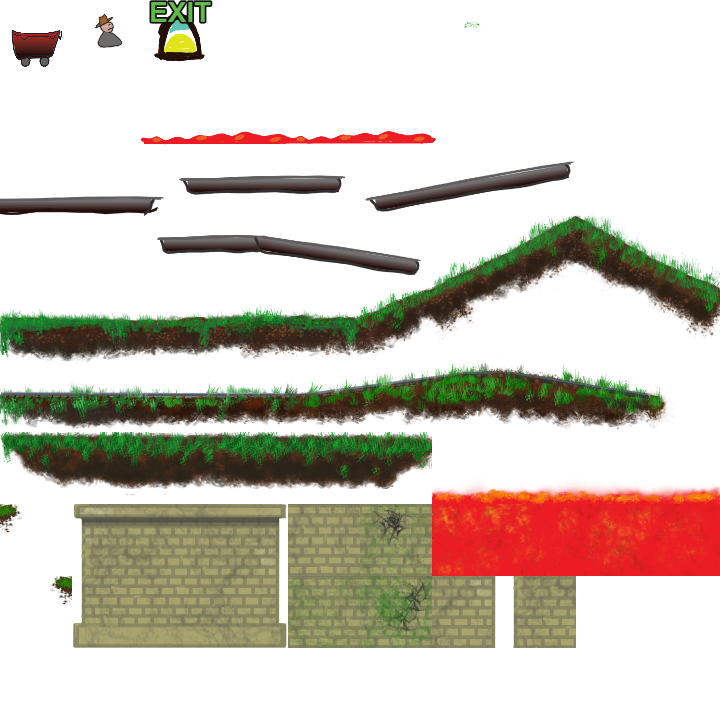
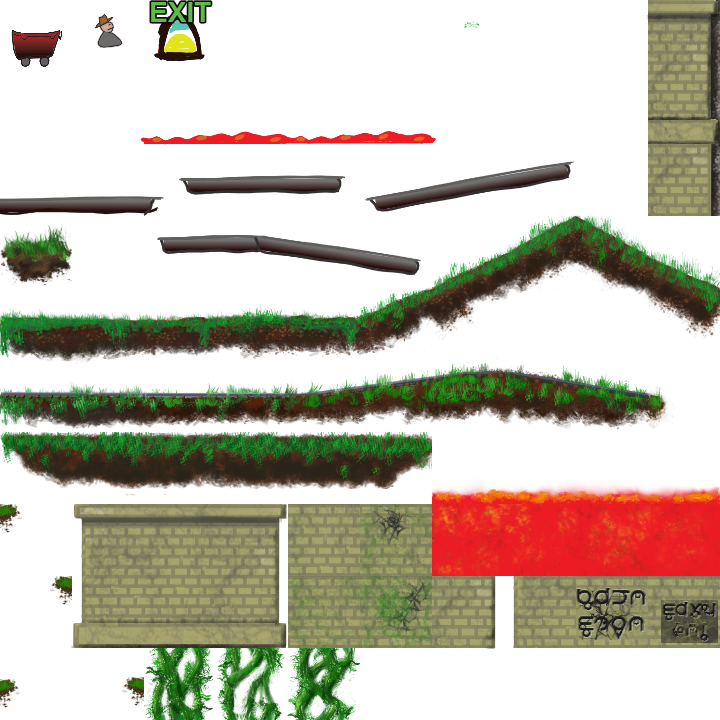
Layer changes from the first (720, 720) image to the second:
added layer "Paint Layer 5" above "Alien Text" over [128,576,360,720]
added group "Alien Text" with 10 layers above "End right" over [0,0,720,720]
added layer "Projection" (1st of 9, in "Alien Text") in group "Alien Text" over [0,621,164,720]
added layer "Projection" (2nd of 9, in "Alien Text") in group "Alien Text" over [0,617,128,709]
added layer "Copy of Vector Layer 2 Merged" in group "Alien Text" over [0,0,720,720]
added layer "Copy of Vector Layer 1 Merged" in group "Alien Text" over [0,0,720,720]
added layer "Paint Layer 4" in group "Alien Text" over [576,576,720,648]
added layer "Projection" (3rd of 9, in "Alien Text") in group "Alien Text" over [640,576,720,648]
added layer "Projection" (4th of 9, in "Alien Text") in group "Alien Text" over [256,512,704,704]
painted on "End right" over [0,518,128,704]
moved "Projection" (5th of 9, in "Ruins") into group "Ruins" over [482,576,640,649]
painted on "Copy of Projection Merged" over [256,504,495,720]
painted on "Copy of Projection" (2nd of 2, in "Ruins") over [256,504,495,720]
painted on "Paint Layer 2" over [68,504,320,704]
painted on "Copy of Paint Layer 1 Merged" (1st of 5, in "Ruins") over [71,504,322,675]
painted on "Ruins" (2nd of 2, in "Ruins") over [68,504,320,704]
painted on "Paint Layer 1" over [68,504,320,704]
painted on "tracks" over [0,225,705,603]
painted on "Lava" over [482,576,720,649]
painted on "Grass" over [0,73,720,720]
added layer "Projection" (8th of 9) above "Projection" over [648,128,720,216]
added layer "Projection" (9th of 9) above "Ground" over [64,0,720,720]
painted on "Ground" over [0,9,720,649]
painted on "cart.png" over [0,0,720,720]
…and 1 more changes (1 painted, 1 stack)
